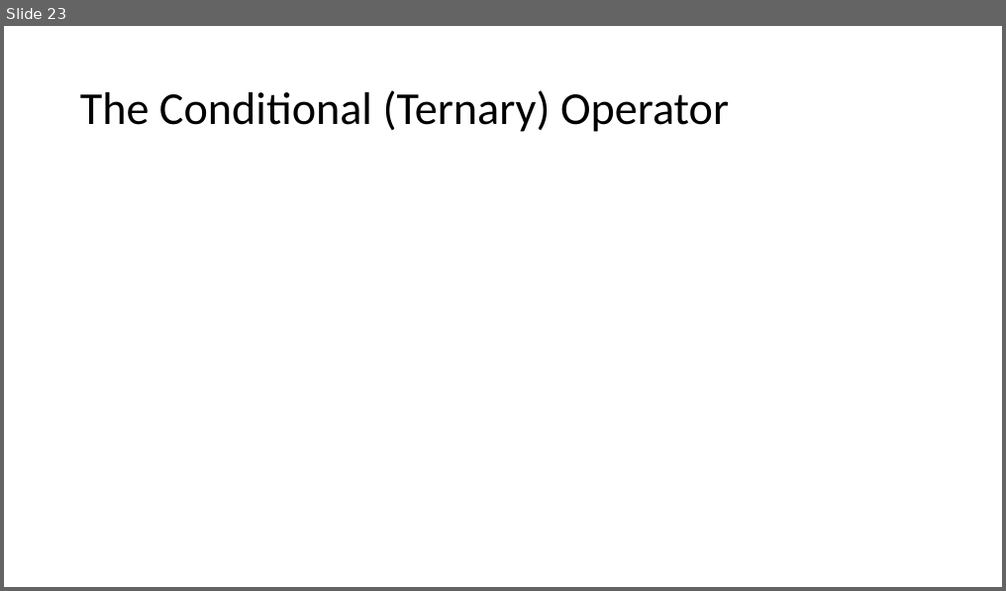
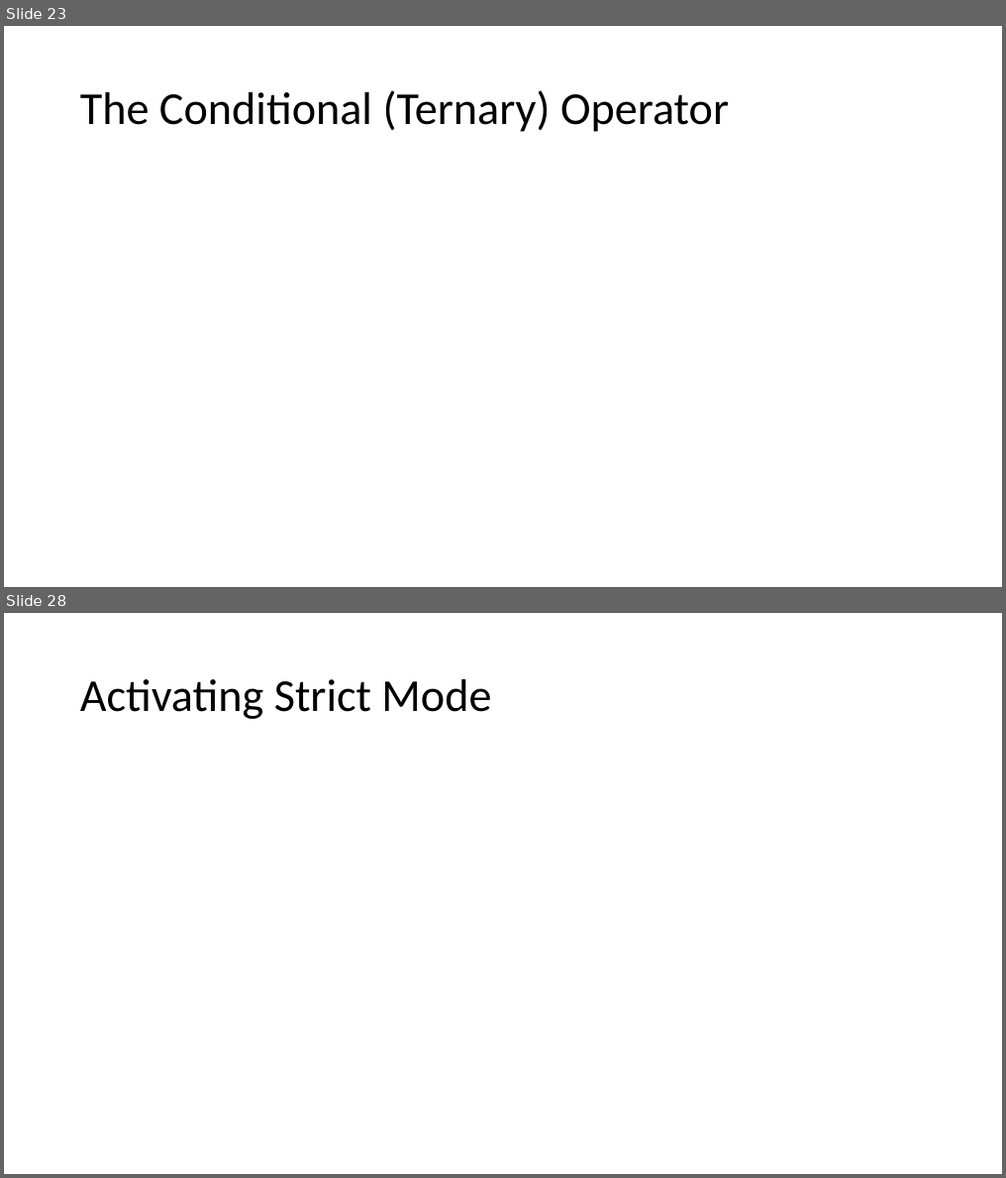
Before and after one commit to PiyushChaturvedii/Batch05, a slide deck: JavaScript.pptx. Shown one above the other, each under a label of ours: slide 23 before the commit, slides 23 and 28 after it; the slides between them are not shown. The pictures are 1006x591 and 1006x1178 pixels, drawn with LibreOffice and Linux fonts; fonts in the diff are those of the drawing. Boxes give left, top, right and bottom in pixels: in the first picture for what was removed or moved away, otherwise in the second. Text is boxed around its words. In the diff, an @@ line names an element or a change of style, - is before the commit and + after.

```diff
--- a/JavaScript.pptx
+++ b/JavaScript.pptx
@@ slide 28 added at (4,613,1002,1174), background #FFFFFF @@
@@ title added at (80,679,491,719), 44 pt, text #000000 @@
+Activating Strict Mode
```
Also in this commit, not shown: 4 other slides added, 3 other files.
